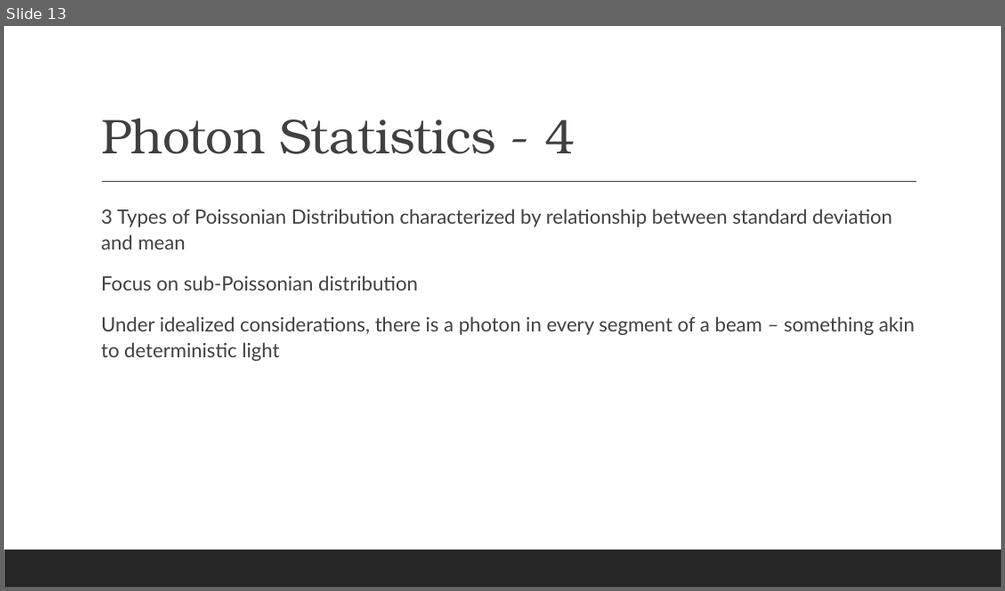
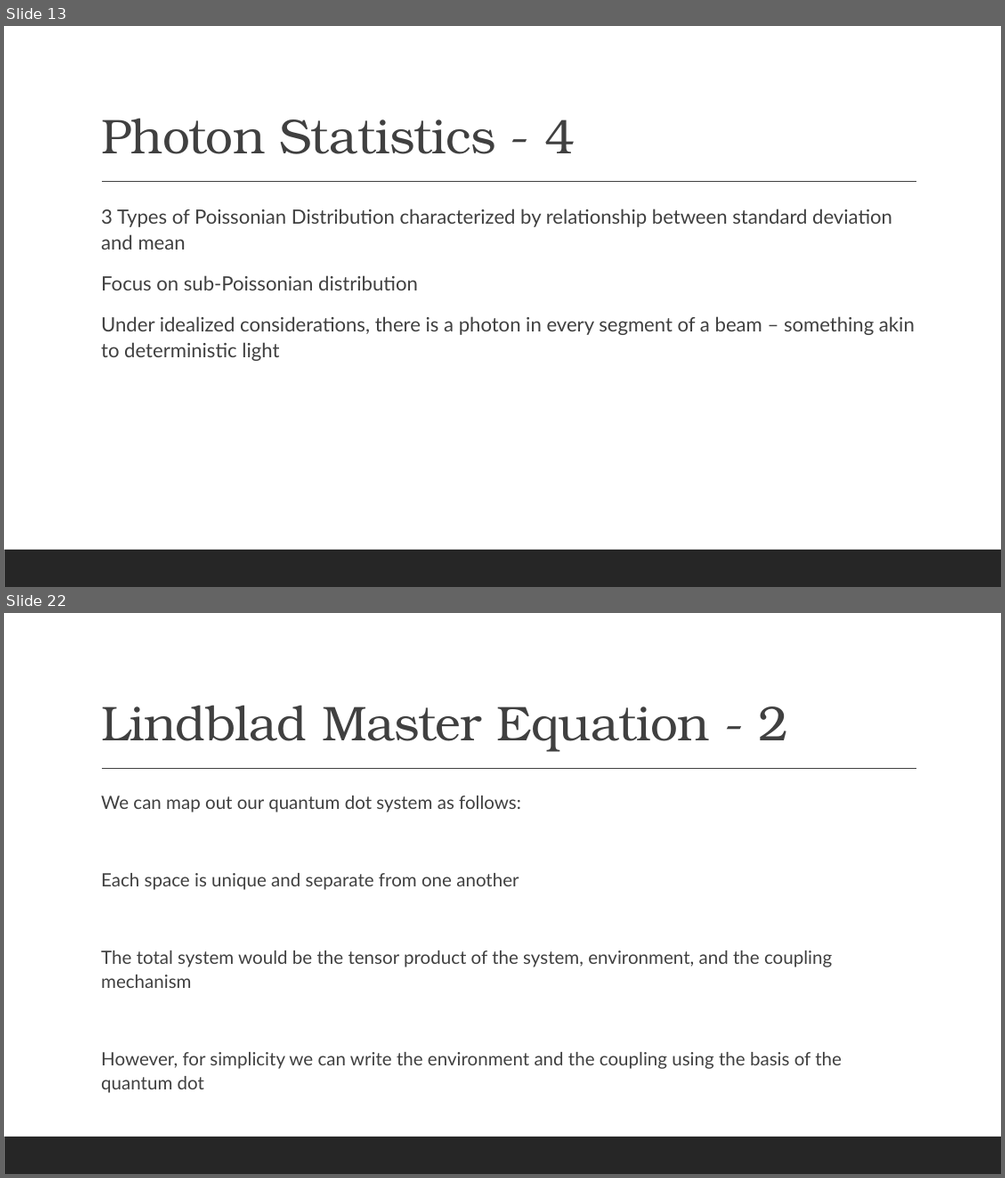
Before and after one commit to Suthendran/PHYS-437-B-Thesis, a slide deck: Electron Musical Chairs.pptx. Shown one above the other, each under a label of ours: slide 13 before the commit, slides 13 and 22 after it; the slides between them are not shown. The pictures are 1005x591 and 1005x1178 pixels, drawn with LibreOffice and Linux fonts; fonts in the diff are those of the drawing. Boxes give left, top, right and bottom in pixels: in the first picture for what was removed or moved away, otherwise in the second. Text is boxed around its words. In the diff, an @@ line names an element or a change of style, - is before the commit and + after.

```diff
--- a/Electron Musical Chairs.pptx
+++ b/Electron Musical Chairs.pptx
@@ slide 22 added at <box>4,613,1001,1174</box>, background #FFFFFF; not listed: 2 template elements that a slide beside it also shows @@
@@ title added at <box>101,705,789,752</box>, 47 pt, text #404040 @@
+Lindblad Master Equation - 2
@@ text added at <box>101,795,841,1093</box>, 17.6 pt, text #404040 @@
+  We can map out our quantum dot system as follows:
+  Each space is unique and separate from one another
+  The total system would be the tensor product of the system, environment, and the coupling mechanism
+  However, for simplicity we can write the environment and the coupling using the basis of the quantum dot
```
Also in this commit, not shown: 8 slides changed, 27 other slides added, 4 slides removed, 1 other file.
